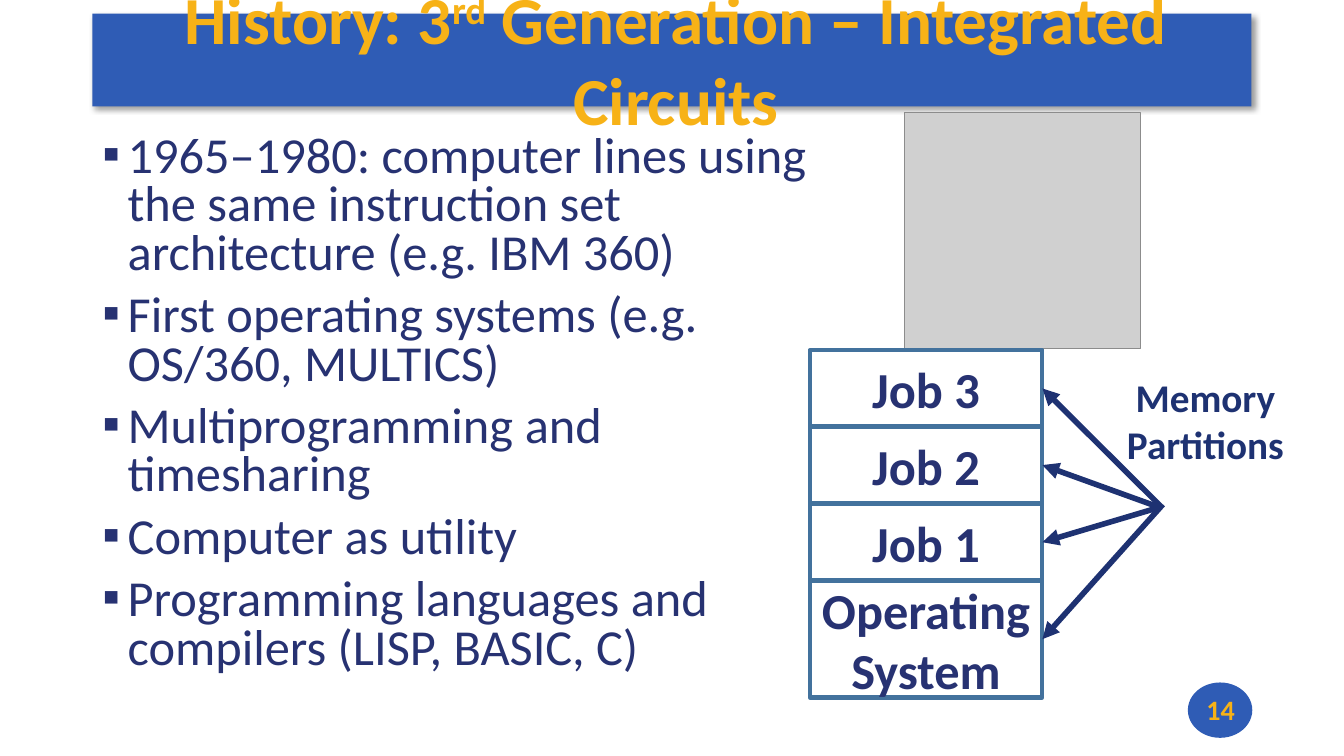
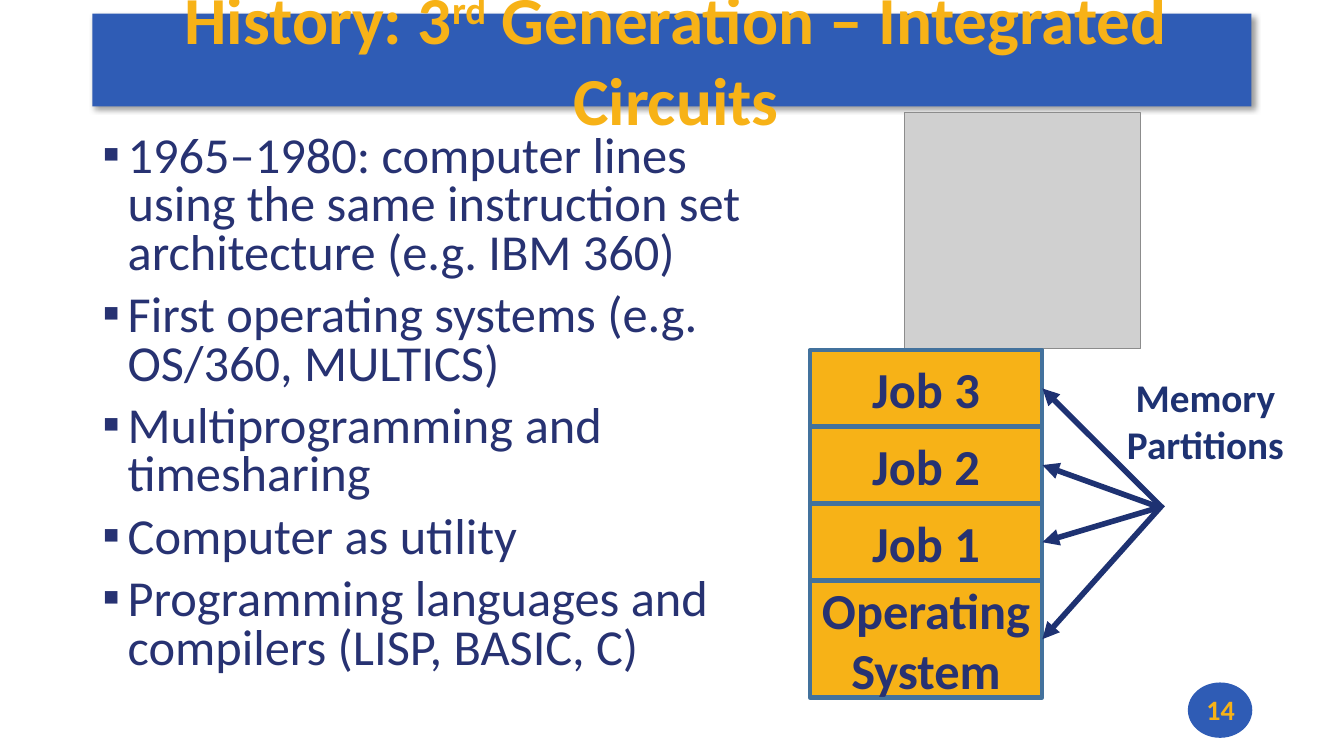
Before and after one commit to andrewt0301/hse-acos-course, a slide deck: slide 14 of docs/part1ca/01_Introduction/CA_Lecture_01.pptx. Drawn at 1344x756 pixels with LibreOffice and Linux fonts; fonts in the diff are those of the drawing; grey boxes stand for pictures. Boxes give left, top, right and bottom in pixels: in the first picture for what was removed or moved away, otherwise in the second. Text is boxed around its words. In the diff, an @@ line names an element or a change of style, - is before the commit and + after.

```diff
--- a/docs/part1ca/01_Introduction/CA_Lecture_01.pptx
+++ b/docs/part1ca/01_Introduction/CA_Lecture_01.pptx
@@ text "1965–1980: computer lines using the ..." rewrapped from bbox=[128, 138, 806, 673] to bbox=[128, 138, 740, 673] @@
@@ fill none to #F7B217 in 4 elements at bbox=[810, 350, 1043, 426], bbox=[810, 427, 1043, 504], bbox=[810, 504, 1043, 581], bbox=[810, 581, 1043, 698] @@
```
Also in this commit, not shown: 5 other slides changed, 4 slides added, 2 slides removed, 4 other files.
